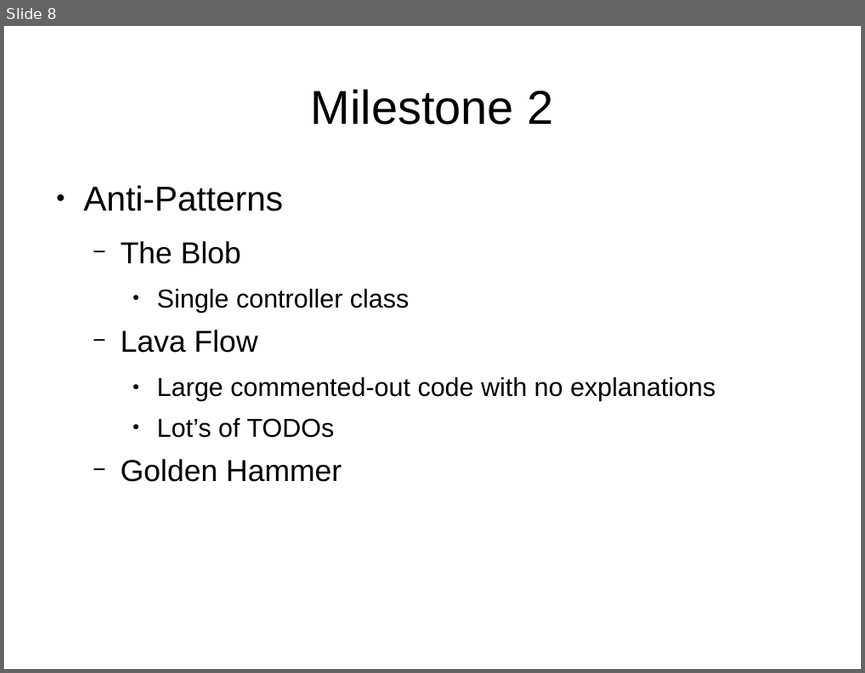
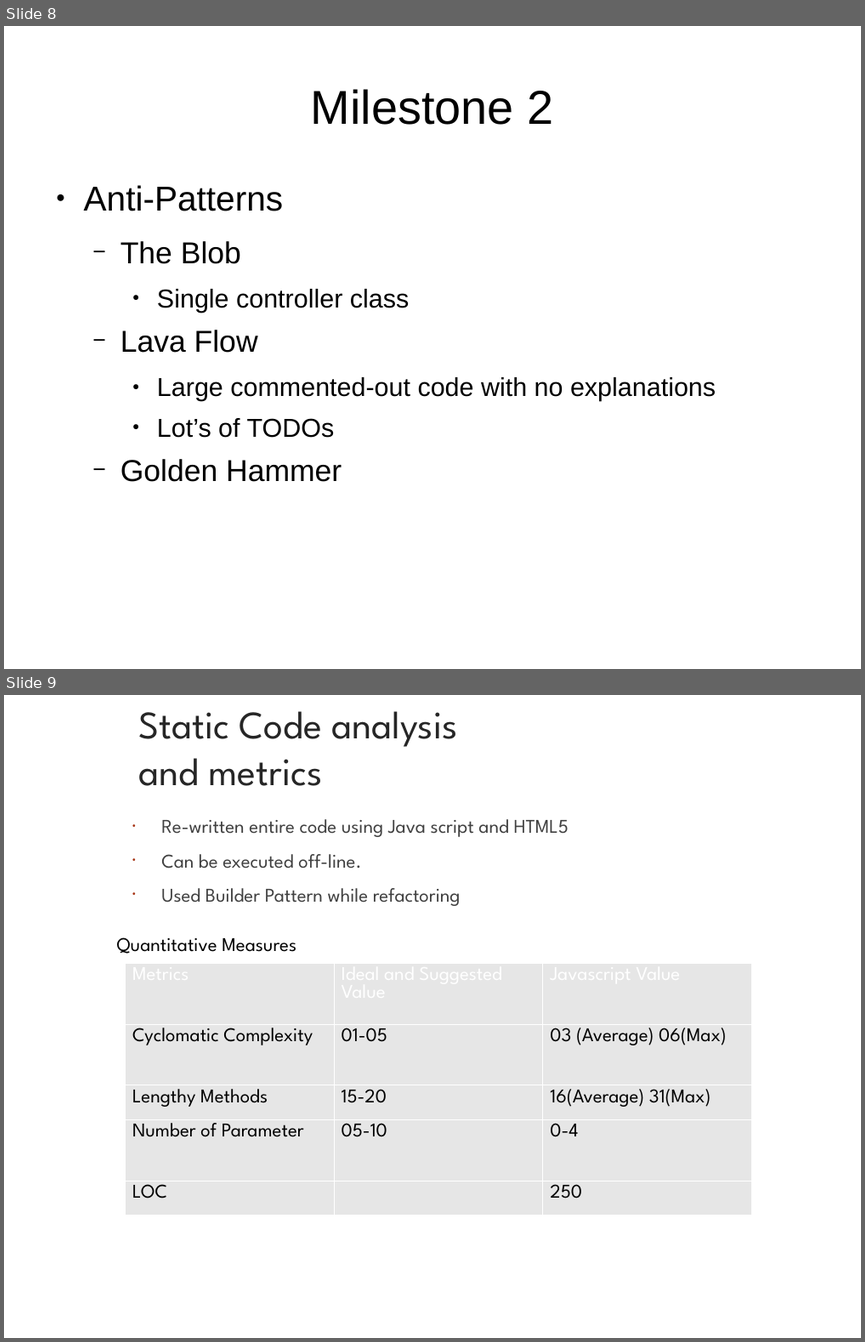
Before and after one commit to software-engineering-project-1/computer-graphics-lab-exp10-team2, a slide deck: Milestone2/SEMilestone2.odp. Shown one above the other, each under a label of ours: slide 8 before the commit, slides 8 and 9 after it. The pictures are 865x673 and 865x1342 pixels, drawn with LibreOffice and Linux fonts; fonts in the diff are those of the drawing. Boxes give left, top, right and bottom in pixels: in the first picture for what was removed or moved away, otherwise in the second. Text is boxed around its words. In the diff, an @@ line names an element or a change of style, - is before the commit and + after.

Commit message:
updating the the ppt

```diff
--- a/Milestone2/SEMilestone2.odp
+++ b/Milestone2/SEMilestone2.odp
@@ slide 9 added at bbox=[4, 695, 861, 1338], background #FFFFFF @@
@@ text added at bbox=[138, 711, 457, 786], 36 pt, text #262626 @@
+Static Code analysis and metrics
@@ text added at bbox=[161, 819, 568, 906], 18 pt, text #404040 @@
+• Re-written entire code using Java script and HTML5
+• Can be executed off-line.
+• Used Builder Pattern while refactoring
@@ text added at bbox=[117, 937, 296, 953], 18 pt, text #000000 @@
+Quantitative Measures
@@ table added at bbox=[125, 964, 752, 1202], 5 rows, 3 columns @@
+Metrics | Ideal and Suggested Value | Javascript Value
+Cyclomatic Complexity | 01-05 | 03 (Average) 06(Max)
+Lengthy Methods | 15-20 | 16(Average) 31(Max)
+Number of Parameter | 05-10 | 0-4
+LOC |  | 250
```
Also in this commit, not shown: 4 slides changed, 1 other file.
